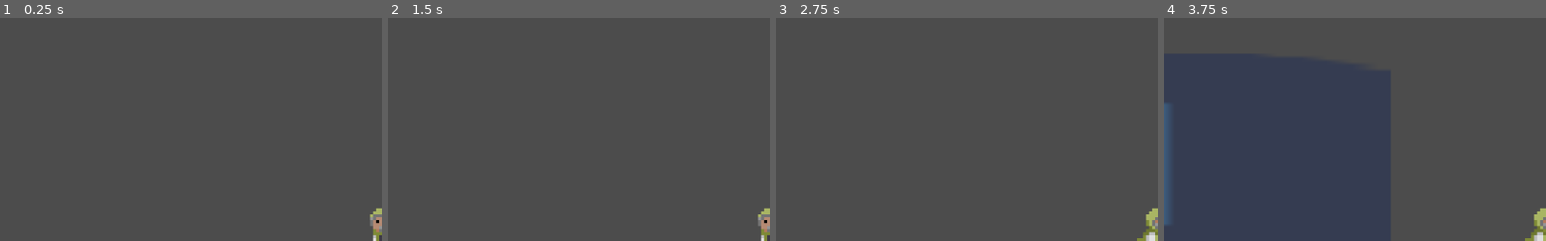
Above: before the commit, frames 1-4 (left to right).
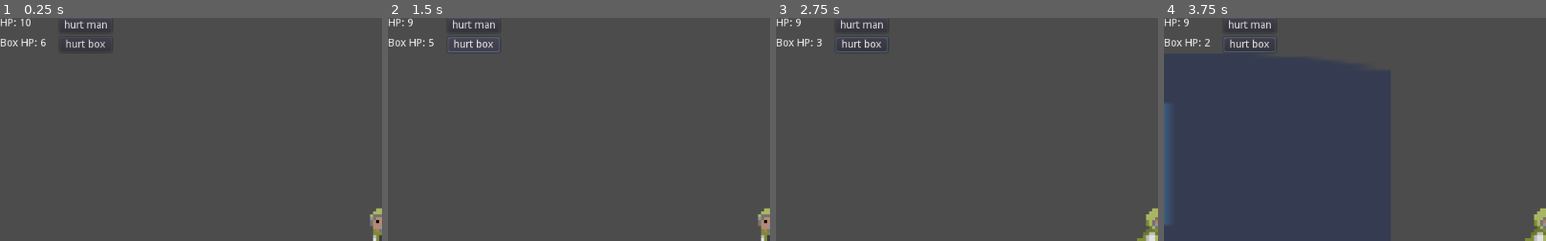
Above: after the commit, the same moments.

Repository: LaurenceTimothyMGarcia/Halloween-Game-Jam-2021
Game: Godot game, scene res://Assets/Scenes/PlayerTester.tscn
Same seed, same stepped clock (60 frames per second), same inputs: the game is played once before the commit and once after it. The project has no main scene, so this scene is started directly. The engine's default icon, where the game draws it, is replaced by a stand-in: a white triangle on a blue panel in a dark square.
Inputs (mouse positions are % of the whole screen's width and height, from its top left):
- Up to frame 1 (0.25 s): no input
- Up to frame 2 (1.5 s): click (11, 2) at 0.5 s, where only the run after the commit has a clickable "hurt man"; click (11, 6) at 1.25 s, where only the run after the commit has a clickable "hurt box"
- Up to frame 3 (2.75 s): tap Enter at 2 s; move the mouse to (72, 45) at 2.02 s; hold D (move_right) from 2.03 s (still down); right-click (72, 45) at 2.1 s; click (72, 45) at 2.17 s; tap Space (jump) at 2.27 s
- Up to frame 4 (3.75 s): move the mouse to (30, 55) at 2.77 s; right-click (30, 55) at 2.85 s; tap Space (jump) at 3.02 s; move the mouse to (60, 28) at 3.52 s; release D (move_right) at 3.53 s; hold A (move_left) from 3.53 s (still down); right-click (60, 28) at 3.6 s
The pictures show only the part of the screen within x 0-50%, y 0-50%; the shares and areas given below are measured in that part.

The runs differ from the first frame. In frame 1, 0.7% of the frame differs, in the area x 0-29%, y 0-15%; in frame 2, 0.7%, in the area x 0-30%, y 0-16%; in frame 3, 0.7%; in frame 4, 0.7%.

Commit message:
The Box and Player can now take damage. PlayerTester updated
Player and Box both have an HP value now and can have the function takeDamage(amount) called in order to deal damage to them. PlayerTester has been updated with a UI and some buttons allowing you to test this.

Diff:
--- /dev/null
+++ b/Assets/Scenes/PlayerTester.gd
@@ -0,0 +1,26 @@
+extends Node2D
+
+
+# Declare member variables here. Examples:
+# var a = 2
+# var b = "text"
+
+
+# Called when the node enters the scene tree for the first time.
+func _ready():
+	$"UI Layer/Label".text = "HP: " + str($Player.maxHP)
+	$"UI Layer/BoxLabel".text = "Box HP: " + str($"The Box".maxHP)
+
+
+func _process(delta):
+	$"UI Layer/Label".text = "HP: " + str($Player._currentHP)
+	$"UI Layer/BoxLabel".text = "Box HP: " + str($"The Box"._currentHP)
+
+
+
+func _on_Button_pressed():
+	$Player.takeDamage(1)
+
+
+func _on_BoxButton_pressed():
+	$"The Box".takeDamage(1)
--- a/Assets/Scenes/PlayerTester.tscn
+++ b/Assets/Scenes/PlayerTester.tscn
@@ -1,14 +1,16 @@
-[gd_scene load_steps=6 format=2]
+[gd_scene load_steps=7 format=2]
 
 [ext_resource path="res://Assets/Scenes/Player.tscn" type="PackedScene" id=1]
 [ext_resource path="res://Assets/Sprites/icon.png" type="Texture" id=2]
 [ext_resource path="res://Assets/Scenes/Enemy.tscn" type="PackedScene" id=3]
 [ext_resource path="res://Assets/Scenes/TheBox.tscn" type="PackedScene" id=4]
+[ext_resource path="res://Assets/Scenes/PlayerTester.gd" type="Script" id=5]
 
 [sub_resource type="RectangleShape2D" id=1]
 extents = Vector2( 271.75, 37.2667 )
 
 [node name="Node2D" type="Node2D"]
+script = ExtResource( 5 )
 
 [node name="Player" parent="." instance=ExtResource( 1 )]
 position = Vector2( 248, 120 )
@@ -41,3 +43,47 @@
 position = Vector2( 352.618, 188.041 )
 collision_layer = 8
 mass = 500.0
+
+[node name="UI Layer" type="CanvasLayer" parent="."]
+
+[node name="Label" type="Label" parent="UI Layer"]
+margin_right = 40.0
+margin_bottom = 14.0
+text = "HP: 0
+"
+__meta__ = {
+"_edit_use_anchors_": false
+}
+
+[node name="Button" type="Button" parent="UI Layer"]
+margin_left = 79.6769
+margin_top = 0.297302
+margin_right = 149.677
+margin_bottom = 20.2973
+text = "hurt man"
+__meta__ = {
+"_edit_use_anchors_": false
+}
+
+[node name="BoxLabel" type="Label" parent="UI Layer"]
+margin_top = 26.7572
+margin_right = 40.0
+margin_bottom = 57.7572
+text = "Box HP: 0
+"
+__meta__ = {
+"_edit_use_anchors_": false
+}
+
+[node name="BoxButton" type="Button" parent="UI Layer"]
+margin_left = 79.6769
+margin_top = 25.8653
+margin_right = 149.677
+margin_bottom = 45.8652
+text = "hurt box"
+__meta__ = {
+"_edit_use_anchors_": false
+}
+
+[connection signal="pressed" from="UI Layer/Button" to="." method="_on_Button_pressed"]
+[connection signal="pressed" from="UI Layer/BoxButton" to="." method="_on_BoxButton_pressed"]
--- a/Assets/Scenes/TheBox.gd
+++ b/Assets/Scenes/TheBox.gd
@@ -6,6 +6,9 @@
 
 enum boxState {platform, carried, thrown}
 var currentState
+
+export var maxHP = 6
+var _currentHP
 
 var targetPos
 var _moveDir
@@ -21,11 +24,13 @@
 func _ready():
 	currentState = boxState.platform
 	_moveDir = Vector2()
+	_currentHP = maxHP
 
 
 # Called every frame. 'delta' is the elapsed time since the previous frame.
 func _physics_process(delta):
 	movementHandler(delta)
+	_tryDying()
 
 func _enterCarriedMode():
 	if currentState == boxState.platform:
@@ -80,3 +85,12 @@
 	if currentState == boxState.carried:
 		position.x += 2 * swapSideDist
 		facingRight = true
+
+
+func takeDamage(var amount):
+	_currentHP = clamp(_currentHP - amount, 0, maxHP)
+
+func _tryDying():
+	if (_currentHP == 0):
+		print("heck")
+		takeDamage(-100)
